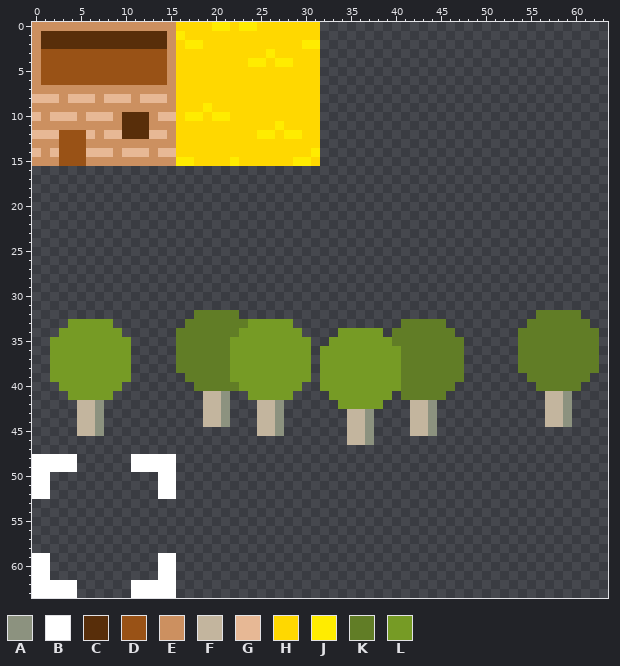
Edited in one commit: pixel-art sprite (data/sprite_sheet.png). The picture above is the old version.
The file is 64x64 pixels. Colours within 5 levels of each other are drawn and written as one.
Palette (. is transparent): A #8c927f  B #ffffff  C #582e0a  D #995216  E #cc9060  F #c3b59e  G #e7b895  H #ffd800  J #ffec00  K #617d26  L #769b25
Pixels before (only the part around the change), first column x 16:
 0 HHHHJJHJJHHHHHHH................................
 1 JHHHHHHHHHHHHHHH................................
 2 HJJHHHHHHHHHHHJJ................................
 3 HHHHHHHHHHJHHHHH................................
 4 HHHHHHHHJJHJJHHH................................
 5 HHHHHHHHHHHHHHHH................................
 6 HHHHHHHHHHHHHHHH................................
 7 HHHHHHHHHHHHHHHH................................
 8 HHHHHHHHHHHHHHHH................................
 9 HHHJHHHHHHHHHHHH................................
10 HJJHJJHHHHHHHHHH................................
11 HHHHHHHHHHHJHHHH................................
12 HHHHHHHHHJJHJJHH................................
13 HHHHHHHHHHHHHHHH................................
14 HHHHHHHHHHHHHHHJ................................
15 JJHHHHJHHHHHHJJH................................
16 ................................................
17 ................................................
18 ................................................
19 ................................................
20 ................................................
21 ................................................
22 ................................................
23 ................................................
24 ................................................
25 ................................................
The result:
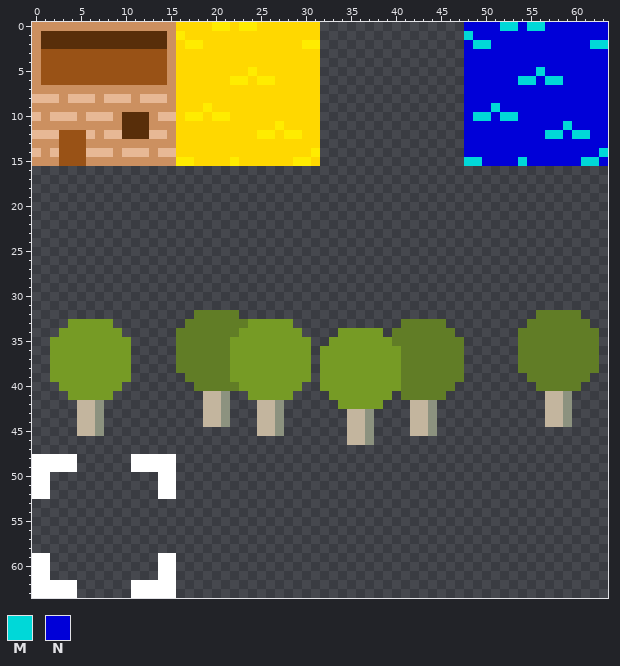
Colours new in this view: M #00d8d8  N #0000d8
The exact change:
{"y":0,"x":48,"old":"................","new":"NNNNMMNMMNNNNNNN"}
{"y":1,"x":48,"old":"................","new":"MNNNNNNNNNNNNNNN"}
{"y":2,"x":48,"old":"................","new":"NMMNNNNNNNNNNNMM"}
{"y":3,"x":26,"old":"J","new":"H"}
{"y":3,"x":48,"old":"................","new":"NNNNNNNNNNNNNNNN"}
{"y":4,"x":24,"old":"JJ","new":"HH"}
{"y":4,"x":27,"old":"JJ","new":"HH"}
{"y":4,"x":48,"old":"................","new":"NNNNNNNNNNNNNNNN"}
{"y":5,"x":24,"old":"H","new":"J"}
{"y":5,"x":48,"old":"................","new":"NNNNNNNNMNNNNNNN"}
{"y":6,"x":22,"old":"HH","new":"JJ"}
{"y":6,"x":25,"old":"HH","new":"JJ"}
{"y":6,"x":48,"old":"................","new":"NNNNNNMMNMMNNNNN"}
{"y":7,"x":48,"old":"................","new":"NNNNNNNNNNNNNNNN"}
{"y":8,"x":48,"old":"................","new":"NNNNNNNNNNNNNNNN"}
{"y":9,"x":48,"old":"................","new":"NNNMNNNNNNNNNNNN"}
{"y":10,"x":48,"old":"................","new":"NMMNMMNNNNNNNNNN"}
{"y":11,"x":48,"old":"................","new":"NNNNNNNNNNNMNNNN"}
{"y":12,"x":48,"old":"................","new":"NNNNNNNNNMMNMMNN"}
{"y":13,"x":48,"old":"................","new":"NNNNNNNNNNNNNNNN"}
{"y":14,"x":48,"old":"................","new":"NNNNNNNNNNNNNNNM"}
{"y":15,"x":48,"old":"................","new":"MMNNNNMNNNNNNMMN"}
{"label":"added","picture_box":[464,22,608,166]}
{"label":"changed","picture_box":[230,49,293,85]}
